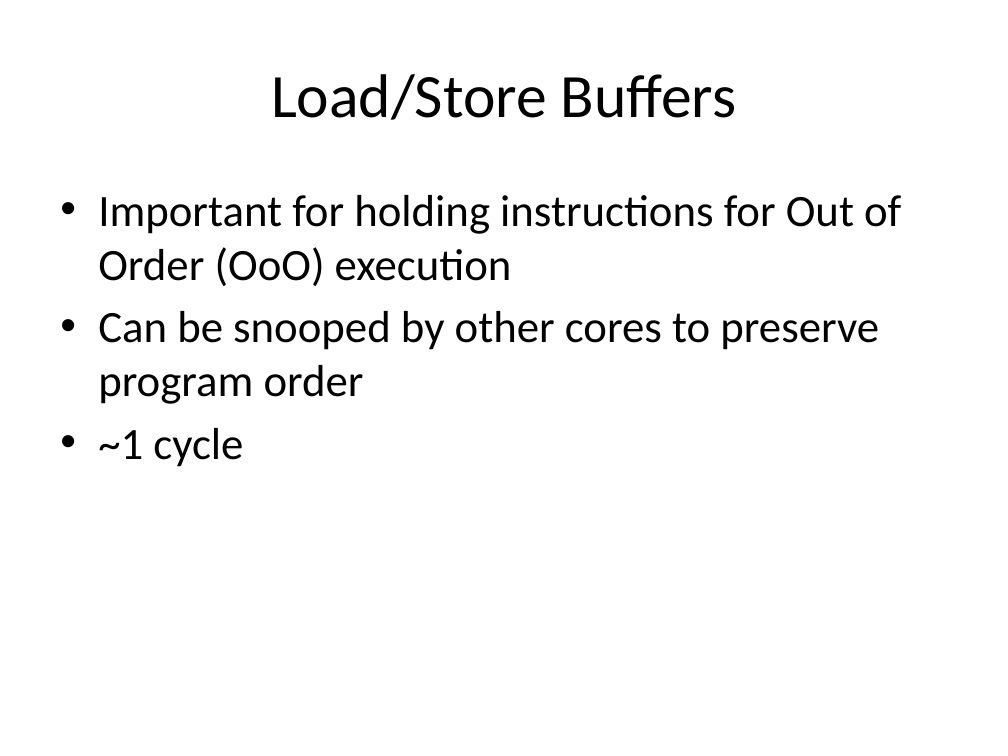
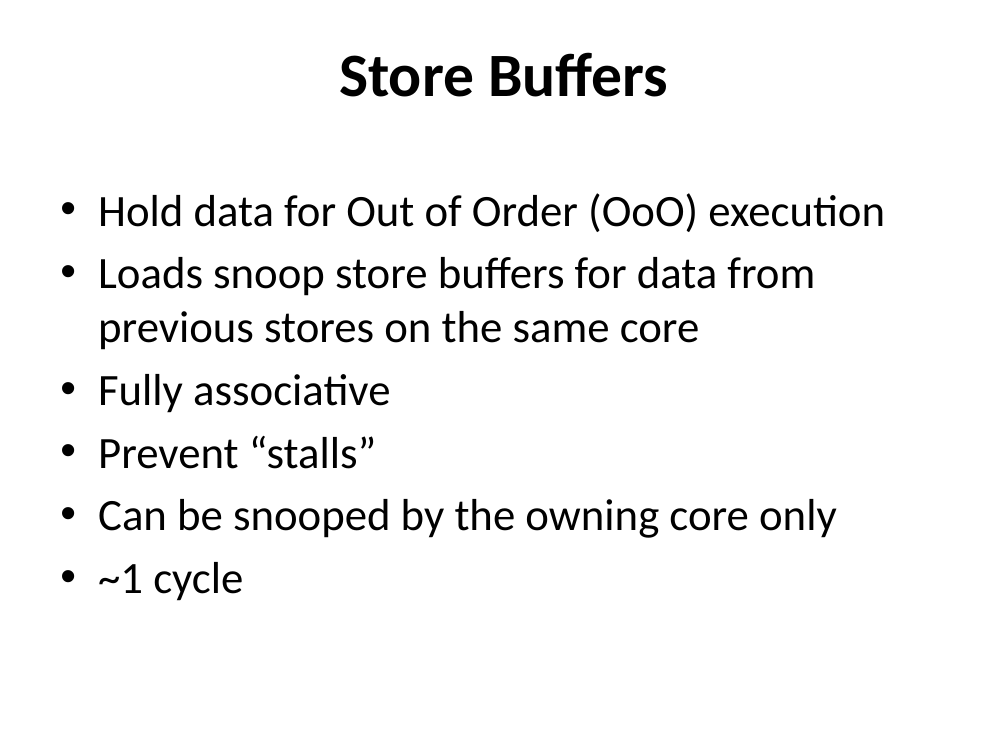
Before and after one commit to jamie-allen/cpu_caches, a slide deck: slide 23 of cpu_caches.pptx (slide 16 before the commit). Drawn at 1008x756 pixels with LibreOffice and Linux fonts; fonts in the diff are those of the drawing; background and template pictures are left out. Boxes give left, top, right and bottom in pixels: in the first picture for what was removed or moved away, otherwise in the second. Text is boxed around its words. In the diff, an @@ line names an element or a change of style, - is before the commit and + after.

```diff
--- a/cpu_caches.pptx
+++ b/cpu_caches.pptx
@@ title "Store Buffers" at (339,52,668,97): vertical alignment middle to top @@
@@ title at (339,52,668,97): text changed; bold on @@
-Load/Store Buffers
+Store Buffers
@@ text at (98,193,885,538): text changed @@
-• Important for holding instructions for Out of Order (OoO) execution
-• Can be snooped by other cores to preserve program order
+• Hold data for Out of Order (OoO) execution
+• Loads snoop store buffers for data from previous stores on the same core
+• Fully associative
+• Prevent “stalls”
+• Can be snooped by the owning core only
```
Also in this commit, not shown: 35 other slides changed, 8 slides added, 4 slides removed, 1 other file.
